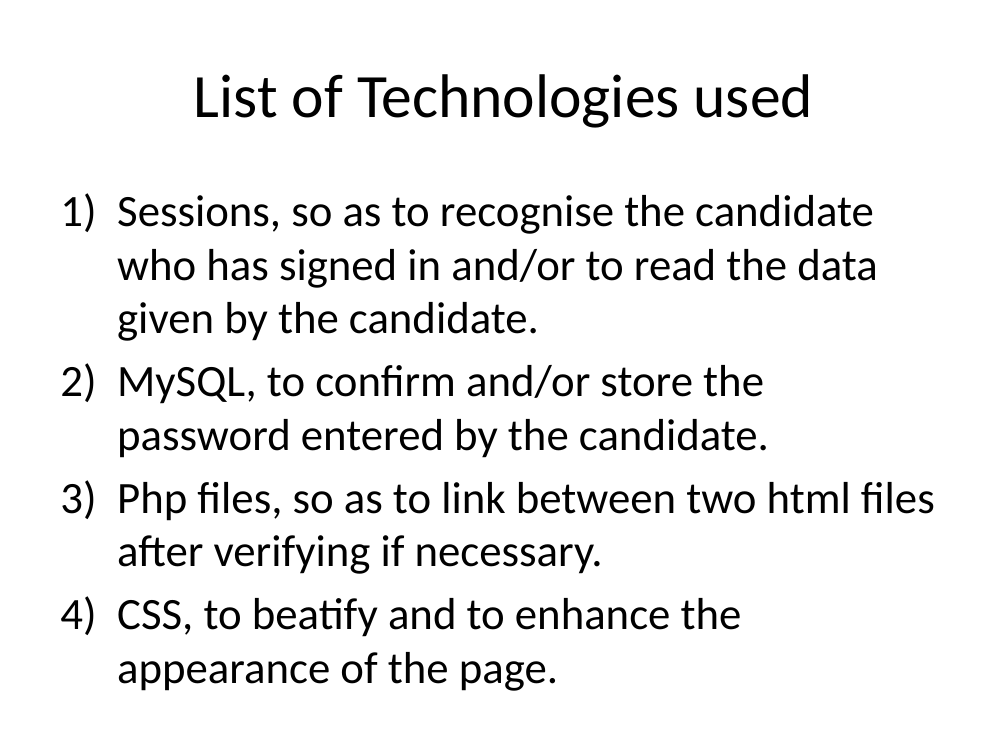
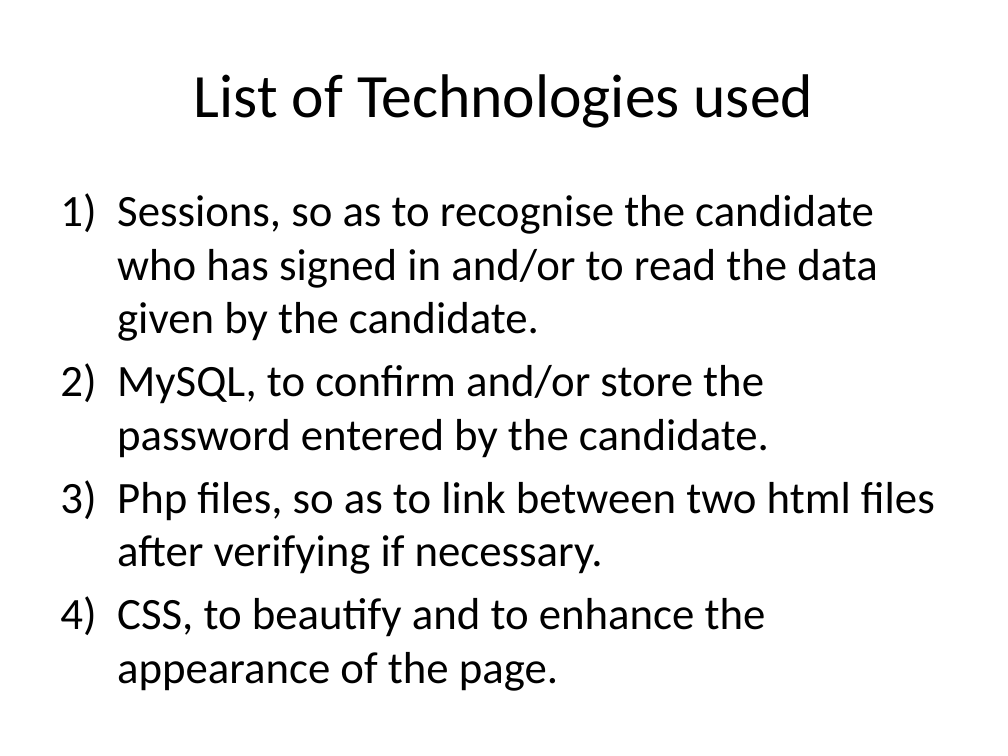
Before and after one commit to lokesh-kumar-t-n/Web-technology-mini-project, a slide deck: slide 4 of main project/presentation.pptx. Drawn at 1008x756 pixels with LibreOffice and Linux fonts; fonts in the diff are those of the drawing. Boxes give left, top, right and bottom in pixels: in the first picture for what was removed or moved away, otherwise in the second. Text is boxed around its words. In the diff, an @@ line names an element or a change of style, - is before the commit and + after.

```diff
--- a/main project/presentation.pptx
+++ b/main project/presentation.pptx
@@ text at (117, 598, 766, 691): text changed @@
-4) CSS, to beatify and to enhance the appearance of the page.
+4) CSS, to beautify and to enhance the appearance of the page.
```
Also in this commit, not shown: 1 other slide changed, 1 slide added, 1 other file.
